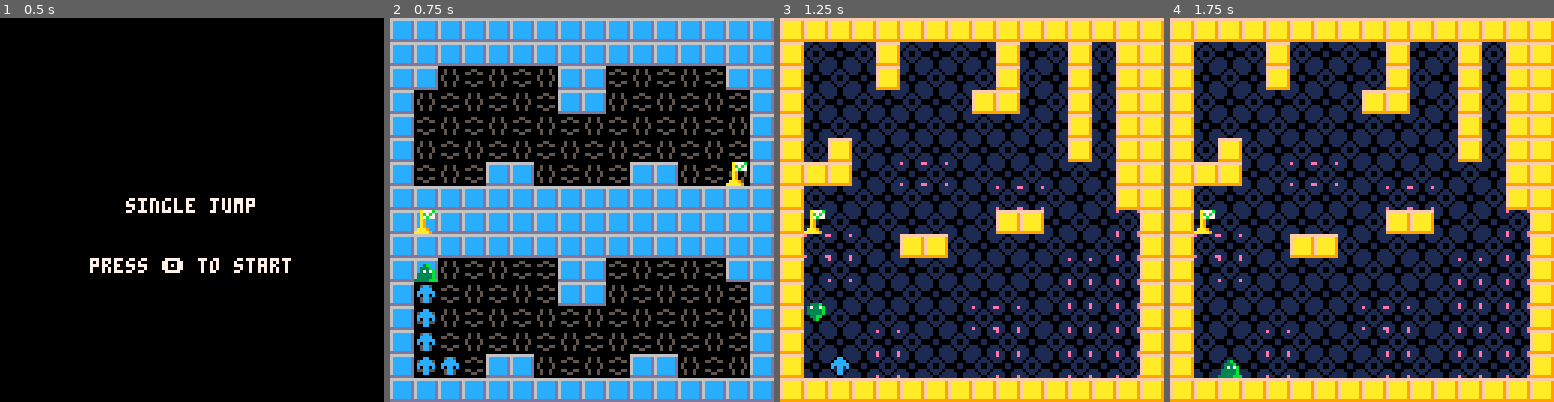
Above: before the commit, frames 1-4 (left to right).
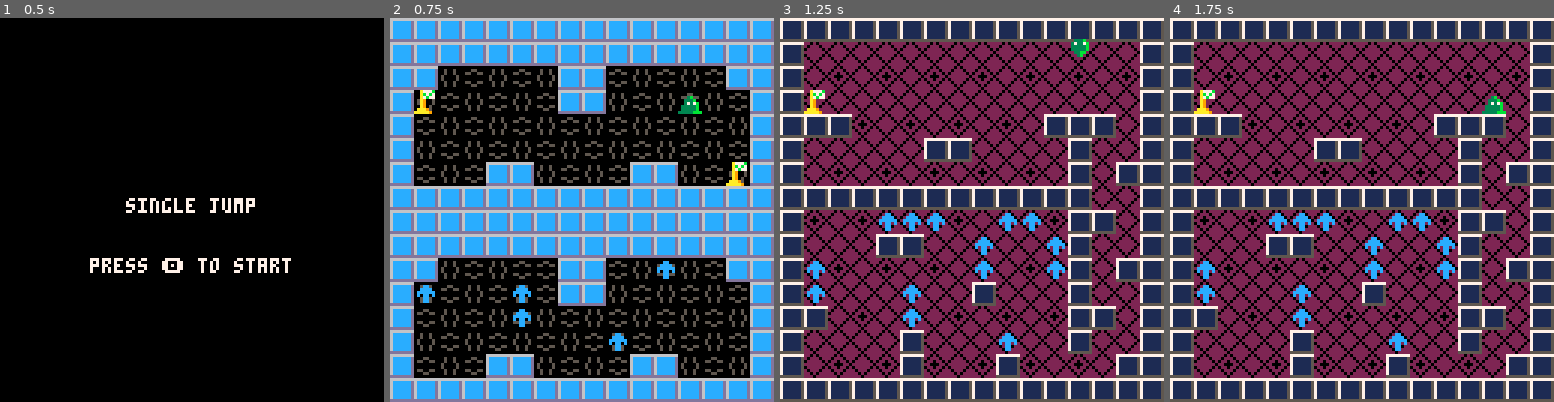
Above: after the commit, the same moments.

Repository: dylanmuchenberger/Pico-8_Projects
Game: PICO-8 cartridge one_jump.p8
The game is run twice, just before and just after one commit, with the same random seed, the same clock (stepped at 60 frames per second) and the same inputs.
Inputs:
- Up to frame 1 (0.5 s): tap X (X key) at 0.33 s
- Up to frame 2 (0.75 s): tap O (Z key) at 0.7 s
- Up to frame 3 (1.25 s): tap X (X key) at 1.07 s
- Up to frame 4 (1.75 s): hold Right from 1.6 s (still down); tap O (Z key) at 1.7 s

Frame 1 is identical in both runs. In frame 2, 1.7% of the frame differs, in the area x 6-82%, y 18-93%; in frame 3, 89%, in the area x 0-100%, y 0-100%; in frame 4, 89%.

Commit message:
Single Jump is almost done

Diff:
--- a/one_jump.p8
+++ b/one_jump.p8
@@ -9,7 +9,7 @@
   _update=game_update
 
   -- level = 1
-  level = 10
+  level = 14
   init_level()
   init_player(levels[level].start.x,levels[level].start.y)
   init_coins()
@@ -100,6 +100,7 @@
 function player_jump()
   if player.dy ~= 0 then
     player.onground = false
+    player.og_offset = 5
   end
 
   if btnp(5) and player.onground then
@@ -135,11 +136,6 @@
   elseif world_c(player, "up", 1) then
     player.dy=0
   end
-
-  -- if spike_c(player, 6) then
-  --   reset_level()
-  -- end
-  what = spike_c(player, 6)
 end
 
 function update_player()
@@ -212,28 +208,28 @@
     start = {x=81*8, y=10*8},
     exit = {x=81*8, y=8*8, s=6},
   })
-  -- add(levels, {
-  --   map = {x=64, y=16},
-  --   start = {x=*8, y=*8},
-  --   exit = {x=*8, y=*8, s=6},
-  -- })
-  -- add(levels, {
-  --   map = {x=80, y=16},
-  --   start = {x=*8, y=*8},
-  --   exit = {x=*8, y=*8, s=6},
-  -- })
+  add(levels, {
+    map = {x=64, y=16},
+    start = {x=73*8, y=30*8},
+    exit = {x=70*8, y=30*8, s=6},
+  })
+  add(levels, {
+    map = {x=80, y=16},
+    start = {x=81*8, y=17*8},
+    exit = {x=81*8, y=30*8, s=6},
+  })
 
   -- -- World 4
-  -- add(levels, {
-  --   map = {x=96, y=0},
-  --   start = {x=*8, y=*8},
-  --   exit = {x=*8, y=*8, s=6},
-  -- })
-  -- add(levels, {
-  --   map = {x=112, y=0},
-  --   start = {x=*8, y=*8},
-  --   exit = {x=*8, y=*8, s=6},
-  -- })
+  add(levels, {
+    map = {x=96, y=0},
+    start = {x=104*8, y=5*8},
+    exit = {x=97*8, y=9*8, s=6},
+  })
+  add(levels, {
+    map = {x=112, y=0},
+    start = {x=124*8, y=3*8},
+    exit = {x=113*8, y=3*8, s=6},
+  })
   -- add(levels, {
   --   map = {x=96, y=16},
   --   start = {x=*8, y=*8},
@@ -331,24 +327,43 @@
     {x=70,y=1},
   }
   levels[10].coins={
-    {x=81,y=11},
-    {x=81,y=12},
-    {x=81,y=13},
-    {x=81,y=14},
+    {x=81,y=11},{x=81,y=12},
+    {x=81,y=13},{x=81,y=14},
     {x=82,y=14},
   }
-  -- levels[11].coins={
-  --   {x=,y=},
-  -- }
-  -- levels[12].coins={
-  --   {x=,y=},
-  -- }
-  -- levels[13].coins={
-  --   {x=,y=},
-  -- }
-  -- levels[14].coins={
-  --   {x=,y=},
-  -- }
+  levels[11].coins={
+    {x=75,y=30},{x=76,y=30},
+    {x=77,y=30},{x=78,y=30},
+    {x=78,y=28},{x=76,y=20},
+    {x=77,y=19},{x=78,y=20},
+    {x=70,y=23},{x=69,y=23},
+    {x=68,y=23},{x=67,y=23},
+  }
+  levels[12].coins={
+    {x=82,y=17},{x=83,y=17},
+  }
+  levels[13].coins={
+    {x=103,y=6},{x=103,y=3},
+    {x=104,y=3},{x=110,y=6},
+    {x=110,y=9},{x=110,y=10},
+    {x=109,y=10},{x=110,y=11},
+  }
+  levels[14].coins={
+    {x=121,y=13},
+    {x=117,y=12},
+    {x=117,y=11},
+    {x=113,y=10},
+    {x=113,y=11},
+    {x=116,y=8},
+    {x=117,y=8},
+    {x=118,y=8},
+    {x=120,y=10},
+    {x=120,y=9},
+    {x=121,y=8},
+    {x=122,y=8},
+    {x=123,y=9},
+    {x=123,y=10},
+  }
   -- levels[15].coins={
   --   {x=,y=},
   -- }
@@ -539,14 +554,14 @@
 e8888882d5dddd5dddd55ddd00000000000000000000000000000000000000000000000000000000000000000000000000000000000000000000000000000000
 e8888882d5dddd5ddddddddd00000000000000000000000000000000000000000000000000000000000000000000000000000000000000000000000000000000
 22222222dddddddddddddddd00000000000000000000000000000000000000000000000000000000000000000000000000000000000000000000000000000000
-ffffffff1110011111100111e110011ee110011effffffff00000000000000000000000000000000000000000000000000000000000000000000000000000000
-faaaaaa911011011111001111101101111100111faaaaaa900000000000000000000000000000000000000000000000000000000000000000000000000000000
-faaaaaa910111101110000111011110111000011faaaaaa900000000000000000000000000000000000000000000000000000000000000000000000000000000
+ffffffff11100111111001111110011111100111fffffffa00000000000000000000000000000000000000000000000000000000000000000000000000000000
+faaaaaa911011011111001111001101111100111faaaaaa900000000000000000000000000000000000000000000000000000000000000000000000000000000
+faaaaaa910111101110000111011110111100111faaaaaa900000000000000000000000000000000000000000000000000000000000000000000000000000000
 faaaaaa901100110000110000110011000011000faaaaaa900000000000000000000000000000000000000000000000000000000000000000000000000000000
 faaaaaa901100110000110000110011000011000faaaaaa900000000000000000000000000000000000000000000000000000000000000000000000000000000
-faaaaaa910111101110000111011110111000011faaaaaa900000000000000000000000000000000000000000000000000000000000000000000000000000000
-faaaaaa911011011111001111101101111100111faaaaaa900000000000000000000000000000000000000000000000000000000000000000000000000000000
-999999991110011111100111e110011ee110011e9999999900000000000000000000000000000000000000000000000000000000000000000000000000000000
+faaaaaa910111101110000111011110111100111faaaaaa900000000000000000000000000000000000000000000000000000000000000000000000000000000
+faaaaaa911011011111001111101100111100111faaaaaa900000000000000000000000000000000000000000000000000000000000000000000000000000000
+9999999911100111111001111110011111100111a999999900000000000000000000000000000000000000000000000000000000000000000000000000000000
 77777777220202222202022200000000000000000000000000000000000000000000000000000000000000000000000000000000000000000000000000000000
 71111115202220222022202200000000000000000000000000000000000000000000000000000000000000000000000000000000000000000000000000000000
 71111115022222020220220200000000000000000000000000000000000000000000000000000000000000000000000000000000000000000000000000000000
@@ -563,31 +578,31 @@
 4040404040404040404040404040404040414241424142414241424142414240505151515151515151515151515151505051515151505151515151515151515060616261626162616261626162616260606162616561626162656261656165607071717171717171717171717171717070717171717171717171717171717170
 4040424142414240404142414241404040424142414241404040414040424140505252525252525252525252525252505052525252505252525252525252525060646364636263646164636263646160606261626562616261656162656265607071727172717271727172717271727070717271727172717271727172717270
 4042414241424140404241424142414040414241424142404040424040404040505151515151515151515050505050505051515151505151515150505050505060616261626162616261626162616260606162616261626165656261656165607071717171717171717171717171717070717171717171717171717171717170
-4041424142414241424142414241424040424142414040404040414040404040505252525252525052525252525252505052525250505252525250525252525060626162616261626162616261646360606261626162616261626162656265607072717271727172717271727172717070727172717271727172717271727170
-4042414241424142414241424142414040414241424142404040404040414240505151515051515151515151515151505051515151505151515150515151515060616261626164616261626362616260606165616261626162616261656165607071717171717171717171717171717070717171717171717171717171717170
-4041424140404241424140404241434040404042414241424142414241424140505252525252525252525252525252505050525252505252525250525252525060626164616263626162616461626160606565626164636261626162616265607071727172717271727172717271727070717271727172717271727172717270
-4040404040404040404040404040404040404041424142414241424142414240505150515151515151505050505151505051515151505151515150505151515060606060606060606060606060606060606162616261626162636461626165607071717171717171717171717171717070717171717171717171717171717170
-4040404040404040404040404040404040404040404241424142414241424140505252525252525252525252525250505052525250505252525250525252525060606060606060606060606060606060606261626162616261656562616263607072717271727172717271727172717070727172717271727172717271727170
-4040404040404040404040404040404040404040404040414241424142414240505051515150505051515151515150505051515050505151515150515151505060616261626162616261626162616260606364616265656162616261626164607071717171717171717171717171717070717171717171717171717171717170
-4040424142414140404142414241404040404040404040404042414240424140505252505252525252525252525050505052525252505252525250525252525060606060606260606160606260606160606263626162616261626162636263607071727172717271727172717271727070717271727172717271727172717270
-4042414241424140404241424142414040404241424142414241424140414240505151515151515151515151515151505050515151505151515150505151515060616261626162616261626162616260606162616261626162616261646164607071717171717171717171717171717070717171717171717171717171717170
-4041424142414241424142414241424040424142414241424142414241404140505252525252525252525250525252505050525252505252525250525252525060626162616261626162616261606060606261626162616263646162636263607072717271727172717271727172717070727172717271727172717271727170
-4042414241424142414241424142414040414241424142414241404142414240505151515151515051515150515151505050505151515151515151515151505060616261626160616261626062616260606162616461626162636261646164607071717171717171717171717171717070717171717171717171717171717170
-4041424140404241424140404241424040424140414241404142404241424040505252505252525052525250525252505050505252525252525252505252525060626160616260626162616061626160606261626362616261646162636263607071727172717271727172717271727070717271727172717271727172717270
+4041424142414241424142414241424040424142414040404040414040404040505252525252525052525252525252505052525250505252525250525252525060626162616261626162616261646360606261626162616261626162656265607072717171727170707271727172717070707072717271727172717070707170
+4042414241424142414241424142414040414241424142404040404040414240505151515051515151515151515151505051515151505151515150515151515060616261626164616261626362616260606165616261626162616261656165607071717071717171717171717071717070717171717170707171717170717170
+4041424140404241424140404241434040404042414241424142414241424140505252525252525252525252525252505050525252505252525250525252525060626164616263626162616461626160606565626164636261626162616265607071727072717271717172717071727070717271727172717271727170717070
+4040404040404040404040404040404040404041424142414241424142414240505150515151515151505050505151505051515151505151515150505151515060606060606060606060606060606060606162616261626162636461626165607070717170717170707171707171707070707070707070707070707070717170
+4040404040404040404040404040404040404040404241424142414241424140505252525252525252525252525250505052525250505252525250525252525060606060606060606060606060606060606261626162616261656562616263607070707271707072717070727170707070727172717271727172717270707170
+4040404040404040404040404040404040404040404040414241424142414240505051515150505051515151515150505051515050505151515150515151505060616261626162616261626162616260606364616265656162616261626164607071707071717171717171717070717070717171707071717171717170717170
+4040424142414140404142414241404040404040404040404042414240424140505252505252525252525252525050505052525252505252525250525252525060606060606260606160606260606160606263626162616261626162636263607071727170707271727170707271727070717271727172717271727170717070
+4042414241424140404241424142414040404241424142414241424140414240505151515151515151515151515151505050515151505151515150505151515060616261626162616261626162616260606162616261626162616261646164607071717171717171717171717171717070717171717171717071717170717170
+4041424142414241424142414241424040424142414241424142414241404140505252525252525252525250525252505050525252505252525250525252525060626162616261626162616261606060606261626162616263646162636263607070717271727172717271727172707070707172717271727172717270707170
+4042414241424142414241424142414040414241424142414241404142414240505151515151515051515150515151505050505151515151515151515151505060616261626160616261626062616260606162616461626162636261646164607070717171717171717171717171707070717171717071717171717170717170
+4041424140404241424140404241424040424140414241404142404241424040505252505252525052525250525252505050505252525252525252505252525060626160616260626162616061626160606261626362616261646162636263607070727170717271727170717271707070717271727072717270727172717070
 4040404040404040404040404040404040404040404040404040404040404040505050505050505050505050505050505050505050505050505050505050505060606060606060606060606060606060606060606060606060606060606060607070707070707070707070707070707070707070707070707070707070707070
 4040404040404040404040404040404040404040404040404040404040404040505050505050505050505050505050505050505050505050505050505050505060606060606060606060606060606060606060606060606060606060606060607070707070707070707070707070707070707070707070707070707070707070
-4041424142414241424142414241424040414240424142414241424142414240505151505151505151505151505151505051515151515151515151515151515060616261626162616261626162616260606162616261626162616261626162607071717171717171717171717171717070717171717171717171717171717170
-4042414241424142414241424142414040424142414241424142414241424140505052505252505252505252505252505050505250525252525252525252525060626162616261626162616261626160606261626162616261626162616261607071727172717271727172717271727070717271727172717271727172717270
-4041424142414240404142414241424040404040424040404040404142404040505151505151515151515151515151505050505050505151525151515151515060616261626162616261626162616260606162616261626162616261626162607071717171717171717171717171717070717171717171717171717171717170
-4042404241424140404241424140414040424142414241424142414241424140505250505052505052505052505052505052525252525250505252525252525060626162616261626162616261626160606261626162616261626162616261607072717271727172717271727172717070727172717271727172717271727170
-4041404040414240404142404040424040414241424142414041424140414240505151505151515151515251515151505051515150515150505151515151515060616261626162616261626162616260606162616261626162616261626162607071717171717171717171717171717070717171717171717171717171717170
-4042414240404040404040404142414040404040414040404040404040404040505052505252525252525252525252505052505050505050505252525250525060626162616261626162616261626160606261626162616261626162616261607071727172717271727172717271727070717271727172717271727172717270
-4040424142414241424142414241404040414241424042414241424142414240505151505151515151515151515151505051515151515150505151515150515060616261626162616261626162616260606162616261626162616261626162607071717171717171717171717171717070717171717171717171717171717170
-4042404241424042414041424140414040424142414041424142414241424140505250505252525252525052505250505050525252525250505252525250525060626162616261626162616261626160606261626162616261626162616261607072717271727172717271727172717070727172717271727172717271727170
-4040404040404041424040404040404040414241404042414241424142414240505151505150515151515051515151505050515151515150505050505050515060616261626162616261626162616260606162616261626162616261626162607071717171717171717171717171717070717171717171717171717171717170
-4042414241424142414241424142414040424140404241424142414241424040505052505250525252525052525252505050505252525252525252525252525060626162616261626162616261626160606261626162616261626162616261607071727172717271727172717271727070717271727172717271727172717270
-4041404040404040404040404040424040414241424142414241424142414040505151505150505050505051515151505050505151515151515151515050505060616261626162616261626162616260606162616261626162616261626162607071717171717171717171717171717070717171717171717171717171717170
-4042404241424042414041424140414040424142414241404142414041424040505250505252525252525252525252505050505052525252525252525252525060626162616261626162616261626160606261626162616261626162616261607072717271727172717271727172717070727172717271727172717271727170
-4041404142414041424042414240424040414241404142404241424042414040505151505050505050505050515151505050505051515150505151515151515060616261626162616261626162616260606162616261626162616261626162607071717171717171717171717171717070717171717171717171717171717170
-4042414240424142414241404142414040424142404241404142414041424040505051515151515151515151515151505050505051515150505151515151515060626162616261626162616261626160606261626162616261626162616261607071727172717271727172717271727070717271727172717271727172717270
+4041424142414241424142414241424040414240424142414241424142414240505151505151505151505151505151505051515151515151515151515151515060616261626162616261626162616260606565656565606565606060606060607071717171717171717171717171717070717171717171717171717171717170
+4042414241424142414241424142414040424142414241424142414241424140505052505252505252505252505252505050505250525252525252525252525060626162616261626162616261626160606060606565656565606060606060607071727172717271727172717271727070717271727172717271727172717270
+4041424142414240404142414241424040404040424040404040404142404040505151505151515151515151515151505050505050505151525151515151515060616261626162616261626162616260606060606560656565656565656565607071717171717171717171717171717070717171717171717171717171717170
+4042404241424140404241424140414040424142414241424142414241424140505250505052505052505052505052505052525252525250505252525252525060626362616263656365616261656160606565656565656565656560606060607072717271727172717271727172717070727172717271727172717271727170
+4041404040414240404142404040424040414241424142414041424140414240505151505151515151515251515151505051515150515150505151515151515060656461626162656461626162656460606060606560606565606565656565607071717171717171717171717171717070717171717171717171717171717170
+4042414240404040404040404142414040404040414040404040404040404040505052505252525252525252525252505052505050505050505252525250525060626362656261626162616461656160606060656565606560606065656065607071727172717271727172717271727070717271727172717271727172717270
+4040424142414241424142414241404040414241424042414241424142414240505151505151515151515151515151505051515151515150505151515150515060616461626162616261626162656260606060606060606060606060606065607071717171717171717171717171717070717171717171717171717171717170
+4042404241424042414041424140414040424142414041424142414241424140505250505252525252525052505250505050525252525250505252525250525060626364636463656365656565656160606463646364636463646364636465607072717271727172717271727172717070727172717271727172717271727170
+4040404040404041424040404040404040414241404042414241424142414240505151505150515151515051515151505050515151515150505050505050515060616561626565636563646162636260606364656565646564636465656365607071717171717171717171717171717070717171717171717171717171717170
+4042414241424142414241424142414040424140404241424142414241424040505052505250525252525052525252505050505252525252525252525252525060626162616261656362616261626160606463646564636565646565656565607071727172717271727172717271727070717271727172717271727172717270
+4041404040404040404040404040424040414241424142414241424142414040505151505150505050505051515151505050505151515151515151515050505060656261626162656461626162616460606565656565656565656563646364607071717171717171717171717171717070717171717171717171717171717170
+4042404241424042414041424140414040424142414241404142414041424040505250505252525252525252525252505050505052525252525252525252525060626162616261656362616261626160606463646564656565656565656565607072717271727172717271727172717070727172717271727172717271727170
+4041404142414041424042414240424040414241404142404241424042414040505151505050505050505050515151505050505051515150505151515151515060656561626162656461626162636460606364636565656565636463646364607071717171717171717171717171717070717171717171717171717171717170
+4042414240424142414241404142414040424142404241404142414041424040505051515151515151515151515151505050505051515150505151515151515060626162616261656362616261626160606565656565636565646364636463607071727172717271727172717271727070717271727172717271727172717270
 4040404040404040404040404040404040404040404040404040404040404040505050505050505050505050505050505050505050505050505050505050505060606060606060606060606060606060606060606060606060606060606060607070707070707070707070707070707070707070707070707070707070707070
Not shown, changed: Tape_singleJump.txt
